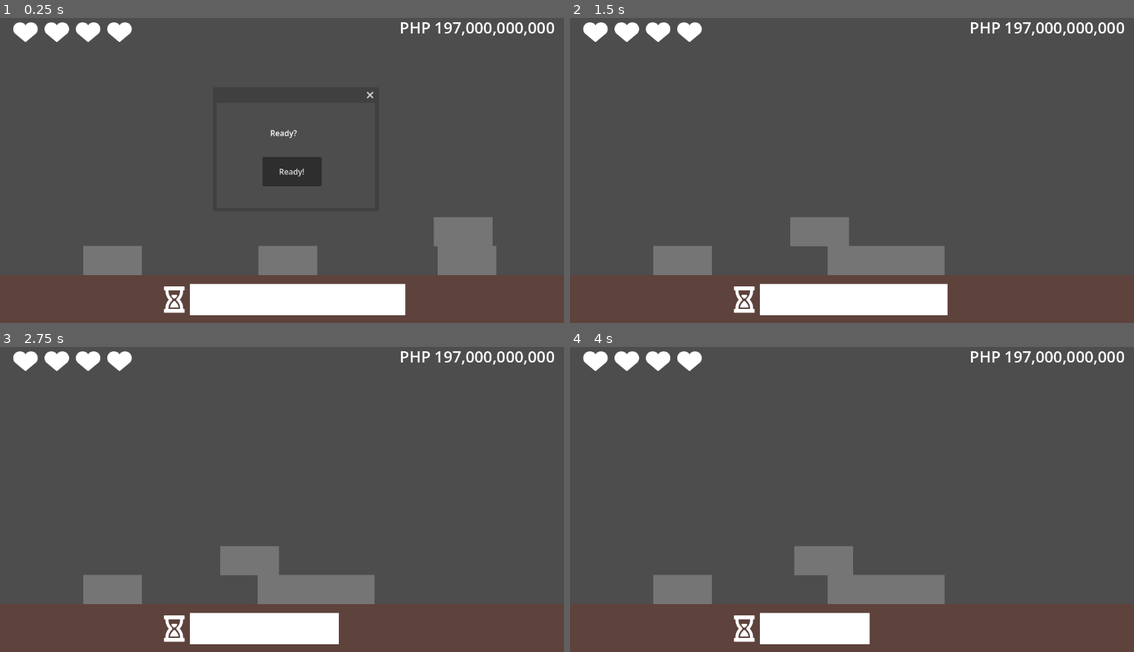
Above: before the commit, frames 1-4 (two rows, left to right).
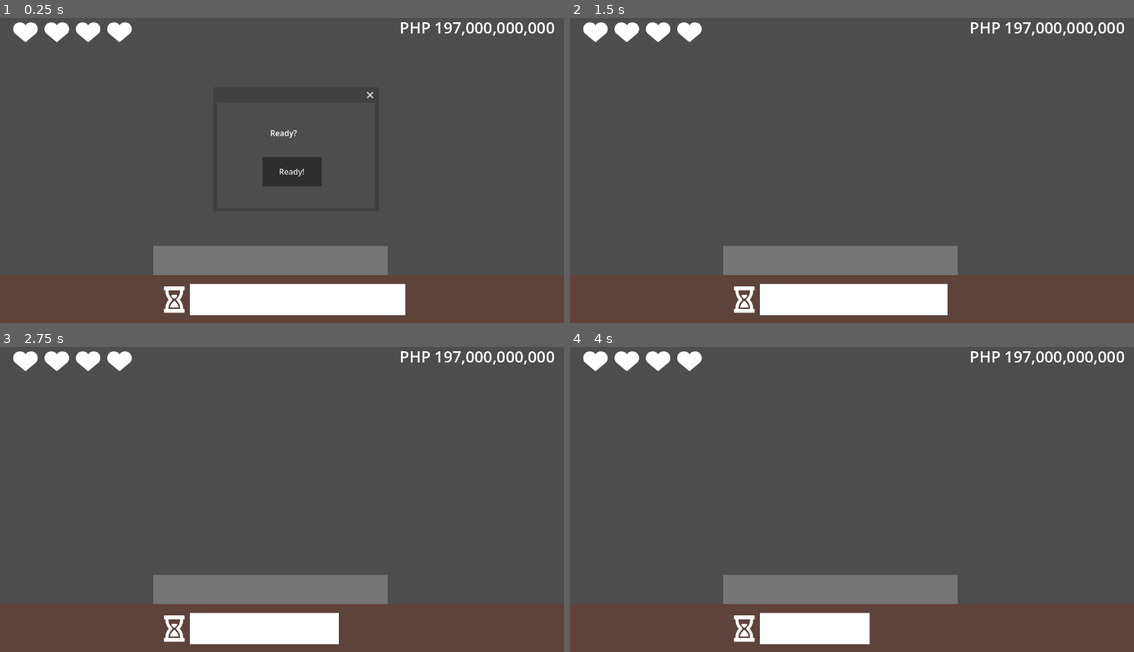
Above: after the commit, the same moments.

Repository: ghost-ily/NSTP_SLB_Project
Game: Godot game, scene res://UI/game_manager.tscn
The game is run twice, just before and just after one commit, with the same random seed, the same clock (stepped at 60 frames per second) and the same inputs. Before the commit the project starts from res://Game 1 Resources/game1.tscn.
Inputs (mouse positions are in pixels of both pictures, inside the frame that each line leads up to):
- Up to frame 1 (0.25 s): no input
- Up to frame 2 (1.5 s): click "Ready!" at 0.5 s; tap Enter at 1.25 s; move the mouse to (1038, 30) at 1.27 s; press the mouse at (1038, 30) at 1.28 s
- Up to frame 3 (2.75 s): tap Space at 2 s; move the mouse to (169, 508) at 2.02 s; release the mouse at (169, 508) at 2.03 s; click (169, 508) at 2.1 s
- Up to frame 4 (4 s): tap Enter at 2.75 s; move the mouse to (908, 423) at 2.77 s; press the mouse at (908, 423) at 2.78 s; move the mouse to (823, 557) at 3.52 s; release the mouse at (823, 557) at 3.53 s; click (823, 557) at 3.6 s

The runs differ from the first frame. In frame 1, 5.9% of the frame differs, in the area x 14-88%, y 65-85%; in frame 2, 3.9%; in frame 3, 3.9%; in frame 4, 3.9%.

Commit message:
Changed games to be managed by game_manager

Diff:
--- a/Game 1 Resources/game1.tscn
+++ b/Game 1 Resources/game1.tscn
@@ -1,7 +1,7 @@
 [gd_scene format=3 uid="uid://bow84f06y8a00"]
 
 [ext_resource type="Script" uid="uid://u6mxwwwpo35s" path="res://Game 1 Resources/game_1.gd" id="1_8g8x0"]
-[ext_resource type="PackedScene" uid="uid://dsra78oc18l5m" path="res://UI/game_stats.tscn" id="2_o2ufn"]
+[ext_resource type="PackedScene" uid="uid://dsra78oc18l5m" path="res://UI/game_manager.tscn" id="2_o2ufn"]
 
 [sub_resource type="RectangleShape2D" id="RectangleShape2D_li4ao"]
 
--- a/UI/game_stats.tscn
+++ b/UI/game_manager.tscn
@@ -1,14 +1,14 @@
 [gd_scene format=3 uid="uid://dsra78oc18l5m"]
 
-[ext_resource type="Script" uid="uid://ber3l7viho0d5" path="res://UI/budget.gd" id="1_22fyq"]
-[ext_resource type="Script" uid="uid://ck5ivpm0qog8n" path="res://UI/game_stats.gd" id="1_u0wc1"]
-[ext_resource type="Texture2D" uid="uid://c7sg4epyi4bkx" path="res://UI/suit_hearts.png" id="2_vilh5"]
-[ext_resource type="Script" uid="uid://cuqegiic541v3" path="res://UI/lives.gd" id="2_x0i2f"]
-[ext_resource type="Script" uid="uid://dmia6e3veq77h" path="res://UI/timer.gd" id="4_53cm2"]
-[ext_resource type="Texture2D" uid="uid://36pe2dpwdg0n" path="res://UI/hourglass.png" id="4_hb2mw"]
-[ext_resource type="Texture2D" uid="uid://cial4wticjbmb" path="res://UI/health_bar.png" id="6_51brd"]
+[ext_resource type="Script" uid="uid://ck5ivpm0qog8n" path="res://UI/game_stats.gd" id="1_838hb"]
+[ext_resource type="Script" uid="uid://ber3l7viho0d5" path="res://UI/budget.gd" id="2_soe0u"]
+[ext_resource type="Script" uid="uid://cuqegiic541v3" path="res://UI/lives.gd" id="3_0q5so"]
+[ext_resource type="Texture2D" uid="uid://c7sg4epyi4bkx" path="res://UI/suit_hearts.png" id="4_dhxbs"]
+[ext_resource type="Script" uid="uid://dmia6e3veq77h" path="res://UI/timer.gd" id="5_twojc"]
+[ext_resource type="Texture2D" uid="uid://36pe2dpwdg0n" path="res://UI/hourglass.png" id="6_fuquo"]
+[ext_resource type="Texture2D" uid="uid://cial4wticjbmb" path="res://UI/health_bar.png" id="7_k66he"]
 
-[node name="GameStats" type="Control" unique_id=987682661]
+[node name="GameManager" type="Control" unique_id=987682661]
 layout_mode = 3
 anchors_preset = 15
 anchor_right = 1.0
@@ -43,6 +43,7 @@
 one_shot = true
 
 [node name="Budget" type="RichTextLabel" parent="." unique_id=309366661]
+z_index = 1
 layout_mode = 1
 anchors_preset = 1
 anchor_left = 1.0
@@ -66,41 +67,43 @@
 text = "-"
 
 [node name="Lives" type="Control" parent="." unique_id=324075631]
+z_index = 1
 anchors_preset = 0
 offset_left = 20.0
 offset_top = 20.0
 offset_right = 281.0
 offset_bottom = 84.0
-script = ExtResource("2_x0i2f")
+script = ExtResource("3_0q5so")
 
 [node name="1" type="TextureRect" parent="Lives" unique_id=287869021]
 layout_mode = 0
 offset_right = 64.0
 offset_bottom = 64.0
-texture = ExtResource("2_vilh5")
+texture = ExtResource("4_dhxbs")
 
 [node name="2" type="TextureRect" parent="Lives" unique_id=713924987]
 layout_mode = 0
 offset_left = 64.0
 offset_right = 128.0
 offset_bottom = 64.0
-texture = ExtResource("2_vilh5")
+texture = ExtResource("4_dhxbs")
 
 [node name="3" type="TextureRect" parent="Lives" unique_id=322641746]
 layout_mode = 0
 offset_left = 128.0
 offset_right = 192.0
 offset_bottom = 64.0
-texture = ExtResource("2_vilh5")
+texture = ExtResource("4_dhxbs")
 
 [node name="4" type="TextureRect" parent="Lives" unique_id=1030079935]
 layout_mode = 0
 offset_left = 192.0
 offset_right = 256.0
 offset_bottom = 64.0
-texture = ExtResource("2_vilh5")
+texture = ExtResource("4_dhxbs")
 
 [node name="Timer" type="Control" parent="." unique_id=2121361692]
+z_index = 1
 layout_mode = 1
 anchors_preset = 7
 anchor_left = 0.5
--- a/UI/game_stats.gd
+++ b/UI/game_stats.gd
@@ -5,7 +5,9 @@
 var timer: Control
 var debug: Window
 var is_new_game: bool
-var game
+var debug_game_scene = preload("res://Game 1 Resources/game1.tscn")
+var current_game
+var all_games: Array
 
 # Called when the node enters the scene tree for the first time.
 func _ready() -> void:
@@ -15,8 +17,15 @@
 	debug = $DebugWindow
 	debug.get_node("Button").pressed.connect(debug_ready)
 	is_new_game = true
-	game = get_parent()
+	current_game = debug_game_scene.instantiate()
+	add_child(current_game)
 
+
+func choose_random_game():
+	# Randomly choose any game from all_games
+	# with the exception of current_game
+	is_new_game = true
+	pass
 
 func pause_game():
 	timer.start_timer()
@@ -28,23 +37,22 @@
 func _process(delta: float) -> void:
 	if lives.get_lives_left() > 0:
 		if is_new_game:
-			game.game_complete = true
+			current_game.game_complete = true
 			pause_game()
 
 		if (timer.game_timer.time_left <= 0):
 			lives.lose_life()
-			game.game_complete = true
+			current_game.game_complete = true
 			pause_game()
-		if game.game_complete and debug.visible == false:
+		if current_game.game_complete and debug.visible == false:
 			budget._on_decremented()
 			pause_game()
 
 
 
 func debug_ready():
-	game.start_game()
+	current_game.start_game()
 	debug.hide()
 	is_new_game = false
 	timer.start_timer()
 	timer.game_timer.paused = false
-	print(game.game_complete)
--- a/project.godot
+++ b/project.godot
@@ -11,7 +11,7 @@
 [application]
 
 config/name="NSTP-SLB Project"
-run/main_scene="uid://bow84f06y8a00"
+run/main_scene="uid://dsra78oc18l5m"
 config/features=PackedStringArray("4.6", "Forward Plus")
 config/icon="res://icon.svg"
 
Not shown: 4 places in UI/game_manager.tscn that only renumber resources
